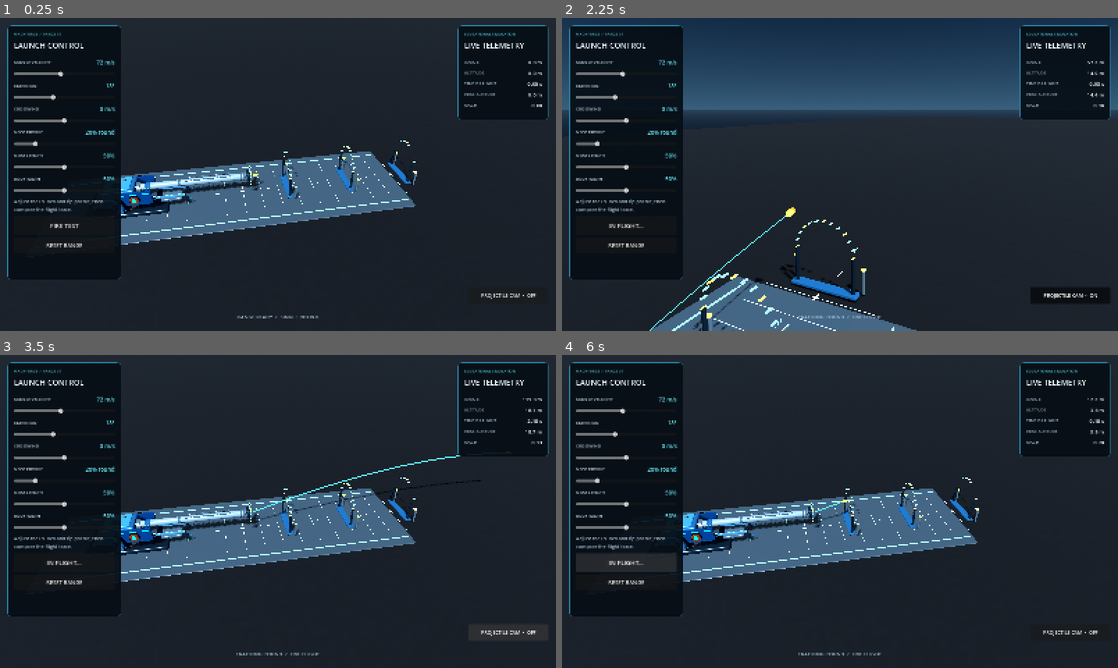
Above: before the commit, frames 1-4 (two rows, left to right).
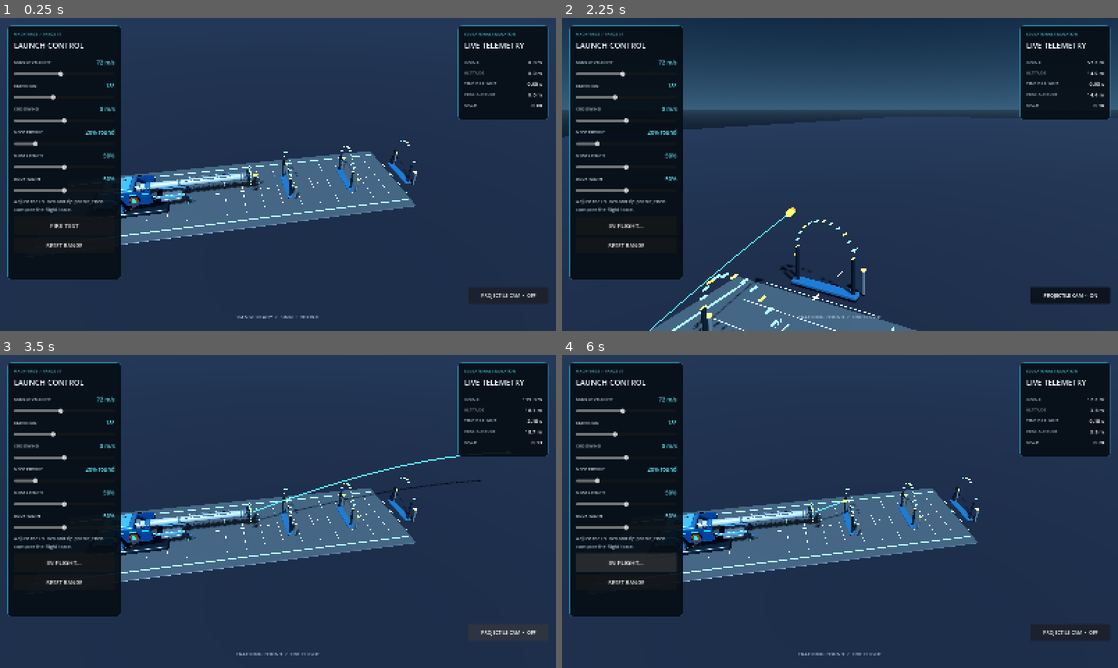
Above: after the commit, the same moments.

Repository: tpylman90-ctrl/MachForgeFun
Game: Godot game, scene res://scenes/range.tscn
The game is run twice, just before and just after one commit, with the same random seed, the same clock (stepped at 60 frames per second) and the same inputs.
Inputs:
- Up to frame 1 (0.25 s): no input
- Up to frame 2 (2.25 s): click "FIRE TEST" at 0.5 s; click "IN FLIGHT…" at 1.25 s; click "PROJECTILE CAM • OFF" at 2 s
- Up to frame 3 (3.5 s): click "PROJECTILE CAM • ON" at 2.75 s
- Up to frame 4 (6 s): click "IN FLIGHT…" at 3.5 s; click "PROJECTILE CAM • OFF" at 4.25 s; click "PROJECTILE CAM • ON" at 5 s; click "IN FLIGHT…" at 5.75 s

The runs differ from the first frame. In frame 1, 67% of the frame differs, in the area x 0-100%, y 0-100%; in frame 2, 51%; in frame 3, 67%; in frame 4, 67%.

Commit message:
Use mobile-safe material for follow ground

Diff:
--- a/scripts/range_game.gd
+++ b/scripts/range_game.gd
@@ -194,26 +194,10 @@
 	var ground_mesh := PlaneMesh.new()
 	ground_mesh.size = Vector2(900.0, 300.0)
 	follow_ground.mesh = ground_mesh
-	var ground_material := ShaderMaterial.new()
-	var ground_shader := Shader.new()
-	ground_shader.code = """
-	shader_type spatial;
-	render_mode diffuse_burley;
-	varying vec3 world_position;
-	void vertex() {
-		world_position = (MODEL_MATRIX * vec4(VERTEX, 1.0)).xyz;
-	}
-	void fragment() {
-		vec2 grid = abs(fract(world_position.xz * 0.12) - 0.5);
-		float seam = 1.0 - step(0.012, min(grid.x, grid.y));
-		float fleck = fract(sin(dot(floor(world_position.xz * 1.7), vec2(12.9898, 78.233))) * 43758.5453);
-		vec3 base = vec3(0.018, 0.027, 0.040) + fleck * vec3(0.008, 0.009, 0.011);
-		ALBEDO = mix(base, vec3(0.030, 0.055, 0.068), seam * 0.34);
-		METALLIC = 0.12;
-		ROUGHNESS = 0.88;
-	}
-	"""
-	ground_material.shader = ground_shader
+	var ground_material := StandardMaterial3D.new()
+	ground_material.albedo_color = Color("101a26")
+	ground_material.metallic = 0.12
+	ground_material.roughness = 0.88
 	follow_ground.material_override = ground_material
 	follow_ground.position = Vector3(0.0, -0.08, 0.0)
 	add_child(follow_ground)
